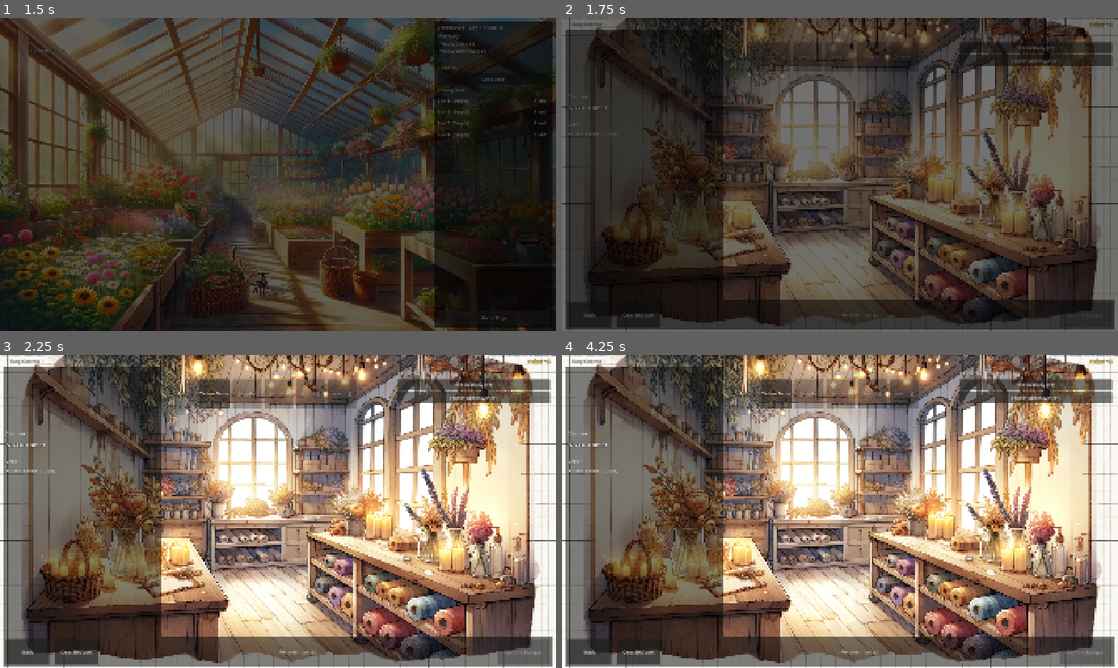
Above: before the commit, frames 1-4 (two rows, left to right).
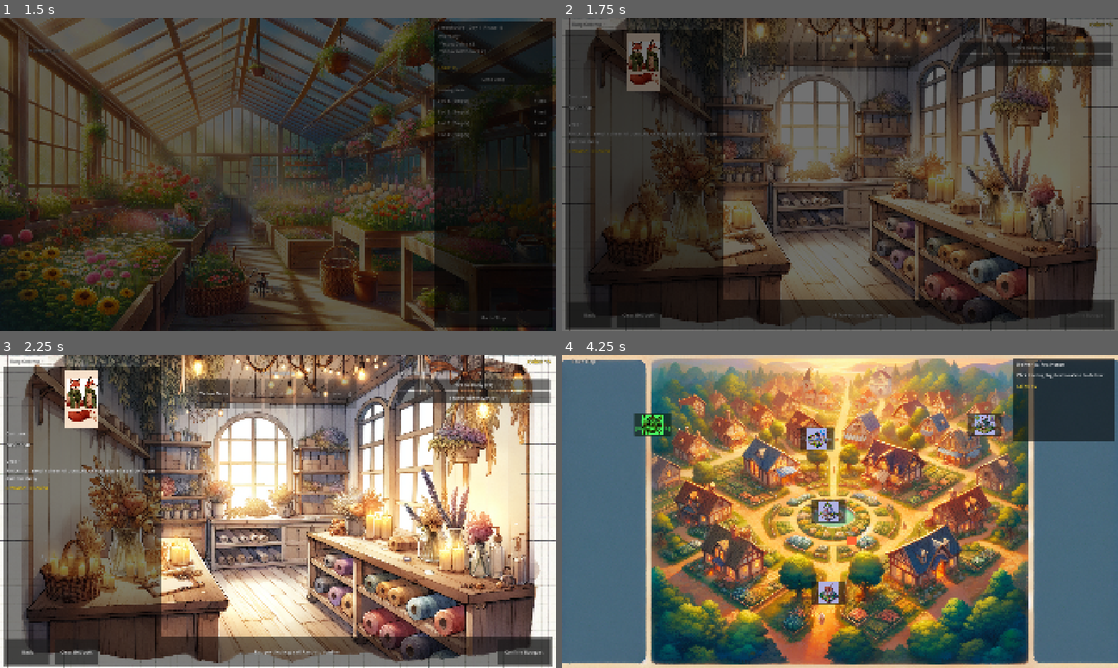
Above: after the commit, the same moments.

Repository: RobiwanKanobi/BloomAndDeliver
Game: Godot game, scene res://scenes/menus/MainMenu.tscn
Two runs of this game, one before a commit and one after it. Both use one fixed random seed, a clock stepped at 60 frames per second and the inputs below.
Inputs (mouse positions are in pixels of both pictures, inside the frame that each line leads up to):
- Up to frame 1 (1.5 s): click "New Game" at 0.5 s; click "Go to Shop" at 1.25 s
- Up to frame 2 (1.75 s): no input
- Up to frame 3 (2.25 s): click "Yellow Daisy (x2)" at 2 s
- Up to frame 4 (4.25 s): click (1084, 652) at 2.75 s, where only the run after the commit has a clickable "Confirm Bouquet"; click (1084, 652) at 3.5 s, where only the run after the commit has a clickable "Go to Town Map"

Frame 1 is identical in both runs. In frame 2, 1.1% of the frame differs, in the area x 1-59%, y 4-96%; in frame 3, 1.9%; in frame 4, 97%, in the area x 0-100%, y 0-100%.
Error in both runs: Invalid assignment of property or key 'allowed_phases' with value of type 'Array' on a base object of type 'Resource (OrderTemplateData)'. (res://autoload/Cont…

Commit message:
Fix Day 1 order to match starter flowers, ensure completable on first day
Co-authored-by: RobiwanKanobi <RobiwanKanobi@users.noreply.github.com>

Diff:
--- a/autoload/GameState.gd
+++ b/autoload/GameState.gd
@@ -111,6 +111,28 @@
 func _generate_daily_orders() -> void:
 	daily_orders.clear()
 	orders_db.clear()
+
+	if current_day == 1:
+		var first_order := OrderData.new()
+		first_order.id = "day1_intro"
+		first_order.customer_id = "red_fox"
+		first_order.request_text = "Welcome! I need a cheerful bouquet with at least one yellow flower and one daisy."
+		var req_a := OrderRequirementData.new()
+		req_a.requirement_type = "ColorTag"
+		req_a.target_value = "Yellow"
+		req_a.amount = 1
+		var req_b := OrderRequirementData.new()
+		req_b.requirement_type = "FlowerType"
+		req_b.target_value = "Daisy"
+		req_b.amount = 1
+		first_order.requirements = [req_a, req_b]
+		first_order.reward_money = 30
+		first_order.reward_reputation = 1
+		first_order.destination_location_id = "fox_house"
+		daily_orders.append(first_order)
+		orders_db[first_order.id] = first_order
+		return
+
 	var new_orders = OrderSystem.generate_daily_orders(current_day, reputation)
 	for o in new_orders:
 		daily_orders.append(o)
